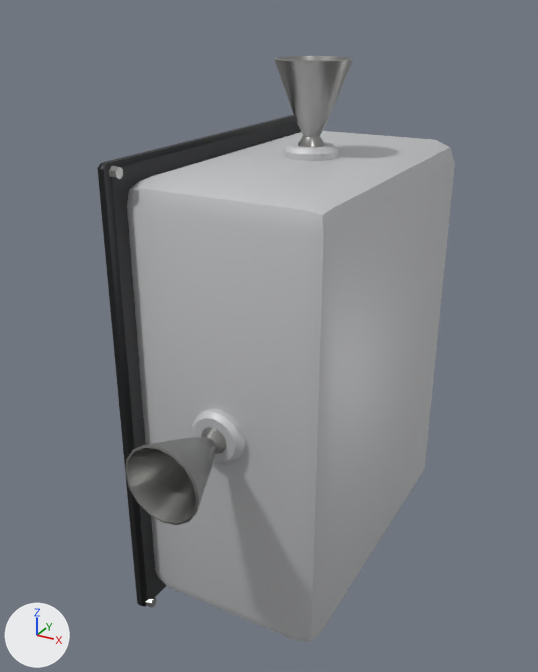
The glTF model assets/core/models/rcs/cold_gas_quad.glb: old version first, new version second.
Camera for both pictures: a camera (50 mm lens) standing at (0.288, -0.451, 0.239) and looking at (0.044, -0.007, 0.017). Lighting does not change. The marker at lower left points along +X, +Y and +Z. The older version comes first. Vertices at exactly the same position are counted once.

Before the edit, the objects in view are built like this:
```python
me_rcs_housing = bpy.data.meshes.new('RCS_Housing')
me_rcs_housing.from_pydata(...)  # 56 vertices, 108 faces; spans x 0.004..0.14, y -0.12..0.12, z -0.15..0.15
me_rcs_housing.materials.append(mat_rcs_housing_lightgrey)  # light grey #c9cacc
me_rcs_mountingplate = bpy.data.meshes.new('RCS_MountingPlate')
me_rcs_mountingplate.from_pydata(...)  # 80 vertices, 140 faces; spans x 0.0..0.014, y -0.13..0.13, z -0.16..0.16
# faces by material slot: [44, 96]
me_rcs_mountingplate.materials.append(mat_rcs_mountingplate_dark)  # dark grey #2d2e30
me_rcs_mountingplate.materials.append(mat_rcs_nozzle_steel)  # grey #a8a8a6
me_rcs_nozzlebosses = bpy.data.meshes.new('RCS_NozzleBosses')
me_rcs_nozzlebosses.from_pydata(...)  # 200 vertices, 384 faces; spans x 0.054..0.09, y -0.127..0.127, z -0.157..0.157
me_rcs_nozzlebosses.materials.append(mat_rcs_housing_lightgrey)  # light grey #c9cacc
me_rcs_nozzles = bpy.data.meshes.new('RCS_Nozzles')
me_rcs_nozzles.from_pydata(...)  # 640 vertices, 1280 faces; spans x 0.047..0.097, y -0.181..0.181, z -0.211..0.211
me_rcs_nozzles.materials.append(mat_rcs_nozzle_steel)  # grey #a8a8a6
ob_rcs_housing = bpy.data.objects.new('RCS_Housing', me_rcs_housing)
ob_rcs_housing.location = (0.0, 0.0, 0.0)
ob_rcs_mountingplate = bpy.data.objects.new('RCS_MountingPlate', me_rcs_mountingplate)
ob_rcs_mountingplate.location = (0.0, 0.0, 0.0)
ob_rcs_nozzlebosses = bpy.data.objects.new('RCS_NozzleBosses', me_rcs_nozzlebosses)
ob_rcs_nozzlebosses.location = (0.0, 0.0, 0.0)
ob_rcs_nozzles = bpy.data.objects.new('RCS_Nozzles', me_rcs_nozzles)
ob_rcs_nozzles.location = (0.0, 0.0, 0.0)
```
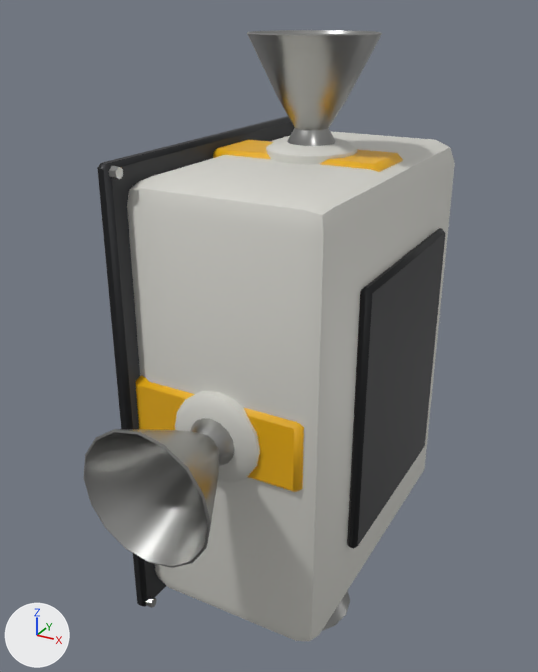
Changed parts and their boxes (x1, y1, x2, y2) in the pictures (538 x 672 px; the box of a moved part takes in the faces that stretch with it):
'RCS_Housing', recoloured: (127, 131, 455, 641) in both
'RCS_Nozzles', reshaped: before (125, 56, 353, 525); after (84, 30, 382, 631)
'RCS_FacePanel', added: after (347, 228, 446, 549)
'RCS_Stripe', added: after (136, 140, 403, 492)
'RCS_NozzleBosses', recoloured, reshaped (24% wider, 7% taller): before (192, 142, 339, 465); after (175, 137, 357, 483)
part 1 of me_rcs_nozzlebosses, moved or reshaped: before (284, 142, 339, 161); after (266, 137, 357, 164)
part 2 of me_rcs_nozzlebosses, moved or reshaped: before (192, 409, 245, 465); after (175, 391, 260, 483)
part 3 of me_rcs_nozzles, moved or reshaped: before (274, 56, 353, 147); after (247, 30, 382, 146)
part 4 of me_rcs_nozzles, moved or reshaped (not visible before): after (322, 590, 350, 631)
part 5 of me_rcs_nozzles, moved or reshaped: before (125, 427, 226, 525); after (84, 418, 235, 568)

What the commit changed:
Material 'RCS_Housing_OffWhite' (mat_rcs_housing_offwhite) is new.
Its base color is (0.701, 0.694, 0.644) (light grey #dad9d2).
Its metallic is 0.05.
Its roughness is 0.55.
Material 'RCS_Stripe_WarningYellow' (mat_rcs_stripe_warningyellow) is new.
Its base color is (0.871, 0.456, 0.00518) (yellow #f0b410).
Its roughness is 0.45.
me_rcs_housing has 56 vertices, 108 faces and spans x 0.004..0.14, y -0.12..0.12, z -0.15..0.15.
me_rcs_housing no longer uses material mat_rcs_housing_lightgrey (light grey #c9cacc).
me_rcs_housing gains material mat_rcs_housing_offwhite (light grey #dad9d2).
me_rcs_nozzlebosses is used by ob_rcs_nozzlebosses; location (0.0, 0.0, 0.0).
me_rcs_nozzlebosses had 200 vertices, 384 faces and spanned x 0.054..0.09, y -0.127..0.127, z -0.157..0.157.
me_rcs_nozzlebosses no longer uses material mat_rcs_housing_lightgrey (light grey #c9cacc).
me_rcs_nozzlebosses now has 200 vertices, 384 faces and spans x 0.042..0.102, y -0.129..0.129, z -0.159..0.159.
me_rcs_nozzlebosses part 1: the loose piece of 50 vertices spanning x 0.054..0.09, y -0.018..0.018, z 0.146..0.157 is scaled about its middle by (1.65, 1.65, 1.17), then moved by (0.0, 0.0, 0.001).
me_rcs_nozzlebosses part 2: the loose piece of 50 vertices spanning x 0.054..0.09, y -0.127..-0.116, z -0.018..0.018 is scaled about its middle by (1.65, 1.17, 1.65), then moved by (0.0, -0.001, 0.0).
Other edits to the shape of me_rcs_nozzlebosses do not show in these pictures.
me_rcs_nozzlebosses gains material mat_rcs_housing_offwhite (light grey #dad9d2).
me_rcs_nozzles is used by ob_rcs_nozzles; location (0.0, 0.0, 0.0).
me_rcs_nozzles had 640 vertices, 1280 faces and spanned x 0.047..0.097, y -0.181..0.181, z -0.211..0.211.
me_rcs_nozzles now has 640 vertices, 1280 faces and spans x 0.03..0.114, y -0.196..0.196, z -0.226..0.226.
me_rcs_nozzles part 3: 160 of 640 vertices moved; they spanned x 0.047..0.097, y -0.025..0.025, z 0.15..0.211 and now span x 0.03..0.114, y -0.042..0.042, z 0.15..0.226; mean shift (0.0, 0.0, 0.007); largest move (0.096, 0.0, 0.211) -> (0.113, 0.0, 0.226).
me_rcs_nozzles part 4: 160 of 640 vertices moved; they spanned x 0.047..0.097, y -0.025..0.025, z -0.211..-0.15 and now span x 0.03..0.114, y -0.042..0.042, z -0.226..-0.15; mean shift (0.0, 0.0, -0.007); largest move (0.055, 0.017, -0.211) -> (0.043, 0.029, -0.226).
me_rcs_nozzles part 5: 160 of 640 vertices moved; they spanned x 0.047..0.097, y -0.181..-0.12, z -0.025..0.025 and now span x 0.03..0.114, y -0.196..-0.12, z -0.042..0.042; mean shift (0.0, -0.007, 0.0); largest move (0.05, -0.181, -0.009) -> (0.034, -0.196, -0.016).
Other edits to the shape of me_rcs_nozzles do not show in these pictures.
Mesh me_rcs_stripe is new.
It has 48 vertices, 88 faces and spans x 0.008..0.128, y -0.123..0.123, z -0.153..0.153.
It uses material mat_rcs_stripe_warningyellow (yellow #f0b410).
Mesh me_rcs_facepanel is new.
It has 24 vertices, 44 faces and spans x 0.139..0.147, y -0.074..0.074, z -0.093..0.093.
It uses material mat_rcs_mountingplate_dark (dark grey #2d2e30).
Object 'RCS_Stripe' (ob_rcs_stripe) is new; it shows me_rcs_stripe.
Its location is (0.0, 0.0, 0.0).
Object 'RCS_FacePanel' (ob_rcs_facepanel) is new; it shows me_rcs_facepanel.
Its location is (0.0, 0.0, 0.0).
